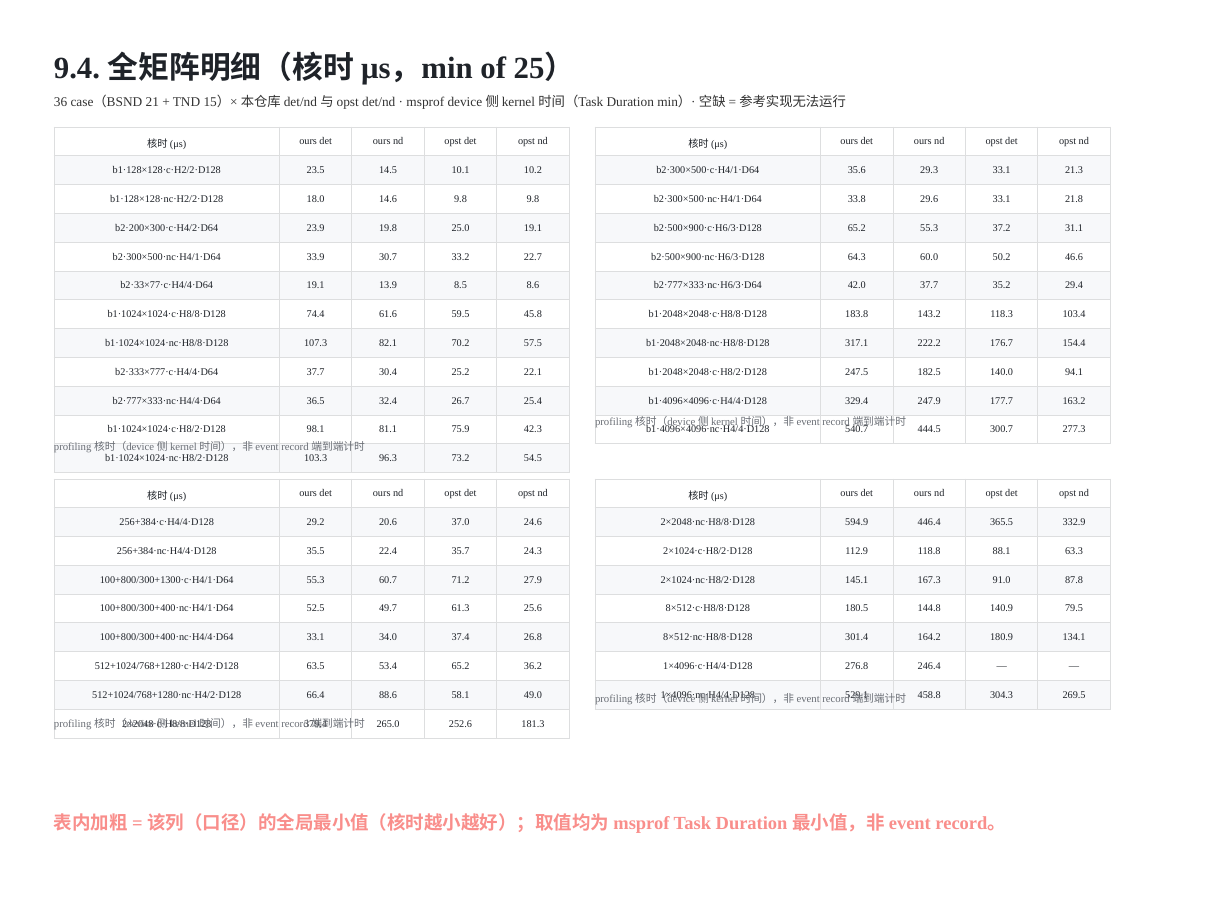
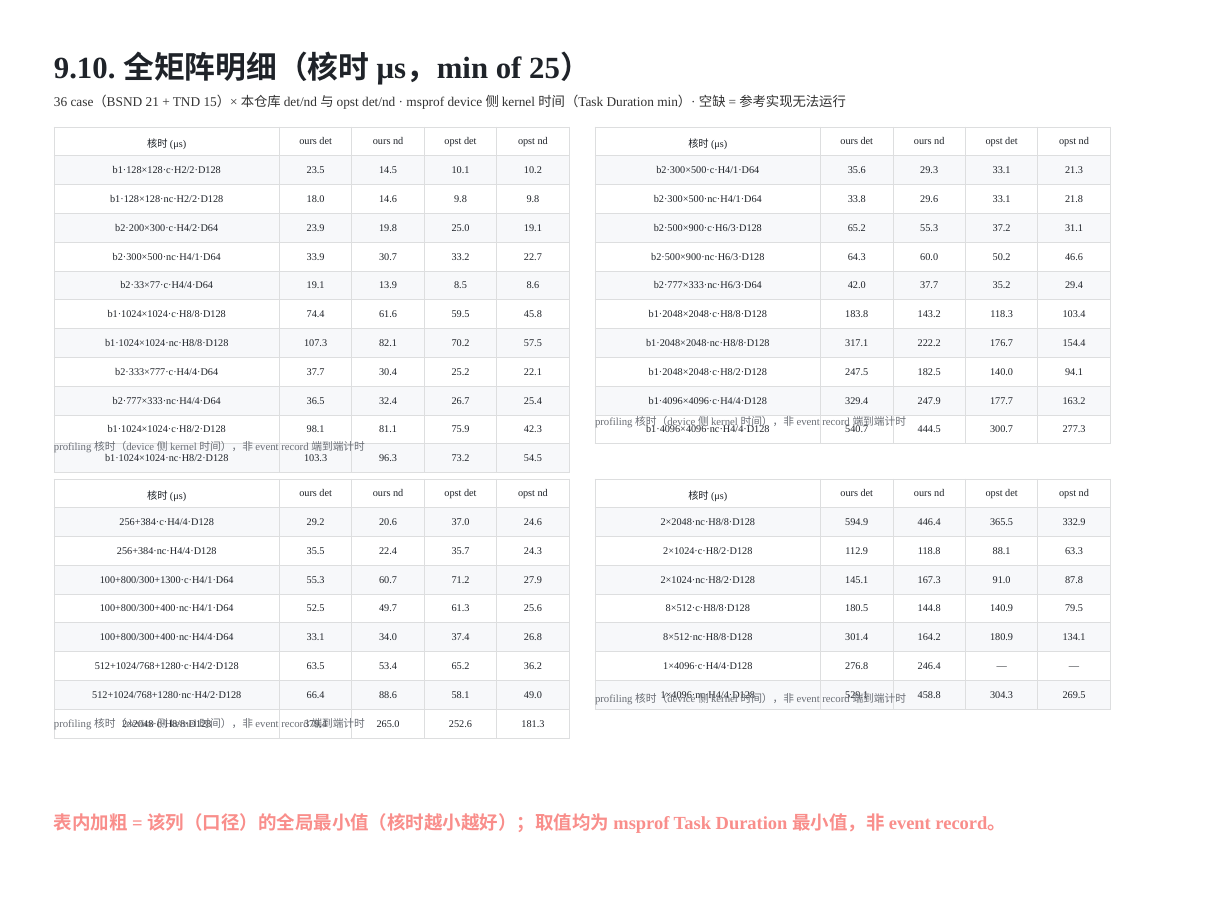
Before and after one commit to guomc9/SeeTen, a slide deck: slide 28 of cases/flash-attention-det-accum/out/v3-index-schedules.pptx (slide 22 before the commit). Drawn at 1232x924 pixels with LibreOffice and Linux fonts; fonts in the diff are those of the drawing. Boxes give left, top, right and bottom in pixels: in the first picture for what was removed or moved away, otherwise in the second. Text is boxed around its words. In the diff, an @@ line names an element or a change of style, - is before the commit and + after.

```diff
--- a/cases/flash-attention-det-accum/out/v3-index-schedules.pptx
+++ b/cases/flash-attention-det-accum/out/v3-index-schedules.pptx
@@ text at [54, 51, 591, 84]: text changed @@
-9.4. 全矩阵明细（核时 μs，min of 25）
+9.10. 全矩阵明细（核时 μs，min of 25）
```
Also in this commit, not shown: 3 other slides changed, 6 slides added, 6 other files.
